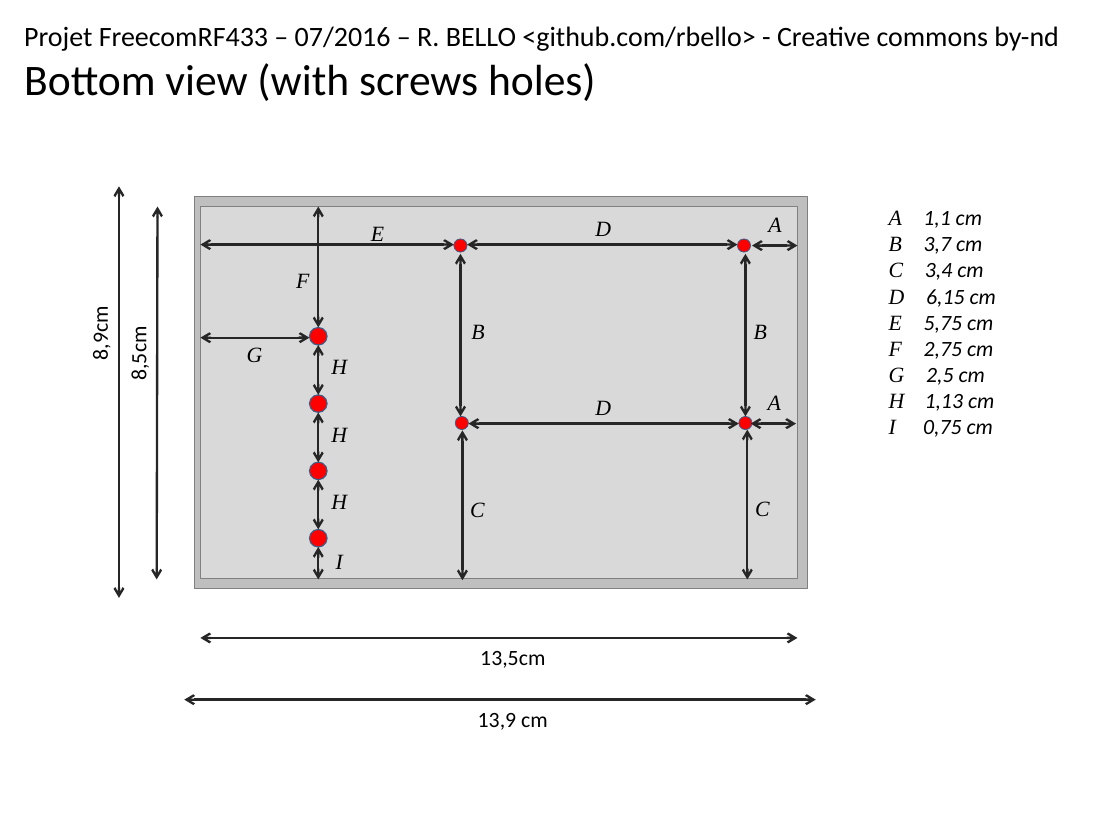
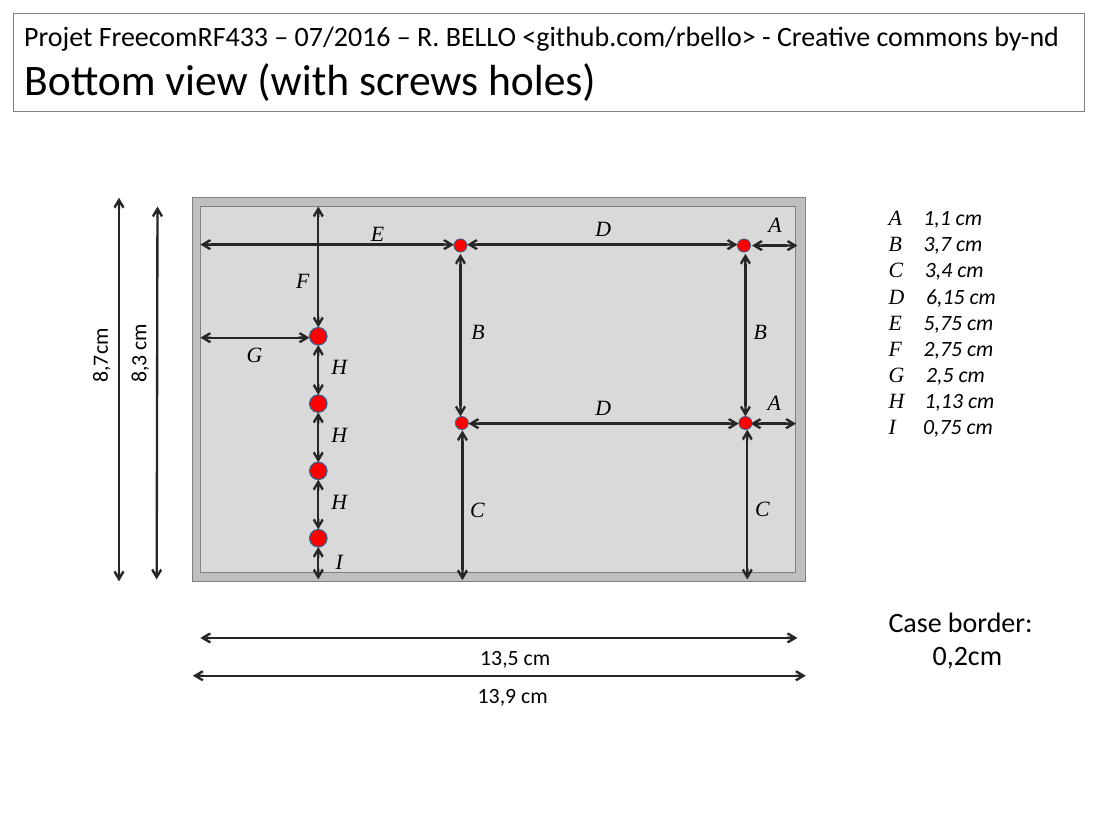
Before and after one commit to rbello/FreecomRF433, a slide deck: slide 3 of Hardware/Casing2D.pptx (slide 4 before the commit). Drawn at 1120x840 pixels with LibreOffice and Linux fonts; fonts in the diff are those of the drawing. Boxes give left, top, right and bottom in pixels: in the first picture for what was removed or moved away, otherwise in the second. Text is boxed around its words. In the diff, an @@ line names an element or a change of style, - is before the commit and + after.

```diff
--- a/Hardware/Casing2D.pptx
+++ b/Hardware/Casing2D.pptx
@@ rectangle "Projet FreecomRF433 – 07/2016 – ...": place and size @@
-rectangle "Projet FreecomRF433 – 07/2016 – ..." at (24, 26, 1059, 101)
+rectangle "Projet FreecomRF433 – 07/2016 – ..." at (13, 13, 1084, 112)
@@ rectangle "Projet FreecomRF433 – 07/2016 – ..." at (13, 13, 1084, 112): outline none to #808080 0.75 pt @@
@@ double arrow moved from (119, 598) - (119, 186) to (119, 581) - (119, 198) @@
@@ rectangle: place and size @@
-rectangle at (195, 196, 808, 588)
+rectangle at (193, 198, 805, 582)
@@ rectangle: place and size @@
-rectangle at (200, 206, 797, 578)
+rectangle at (200, 206, 795, 572)
@@ text at (126, 326, 153, 381): text changed @@
-8,5cm
+8,3 cm
@@ text at (87, 333, 114, 381): text changed @@
-8,9cm
+8,7cm
@@ text added at (889, 612, 1033, 669), 18 pt, text #000000 @@
+Case border:
+0,2cm
@@ text at (480, 651, 551, 668): spaces changed @@
-13,5cm
+13,5 cm
@@ double arrow moved from (185, 700) - (815, 700) to (193, 675) - (805, 675) @@
@@ text "13,9 cm": place and size @@
-text "13,9 cm" at (478, 713, 548, 730)
+text "13,9 cm" at (478, 689, 548, 706)
```
Also in this commit, not shown: 4 other slides changed, 1 slide added, 10 other files.
